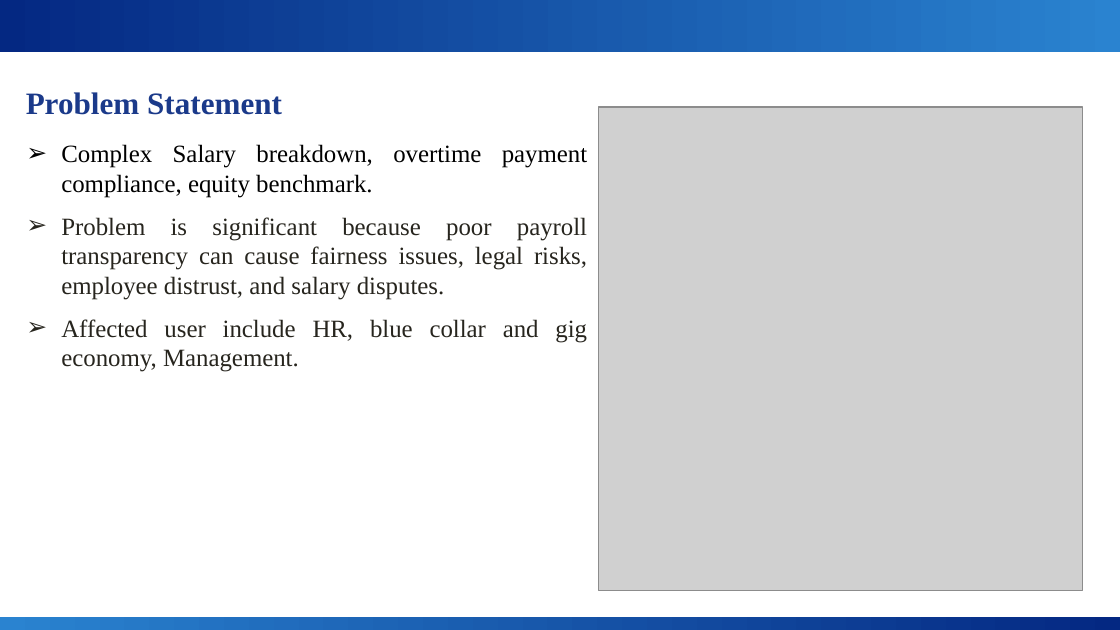
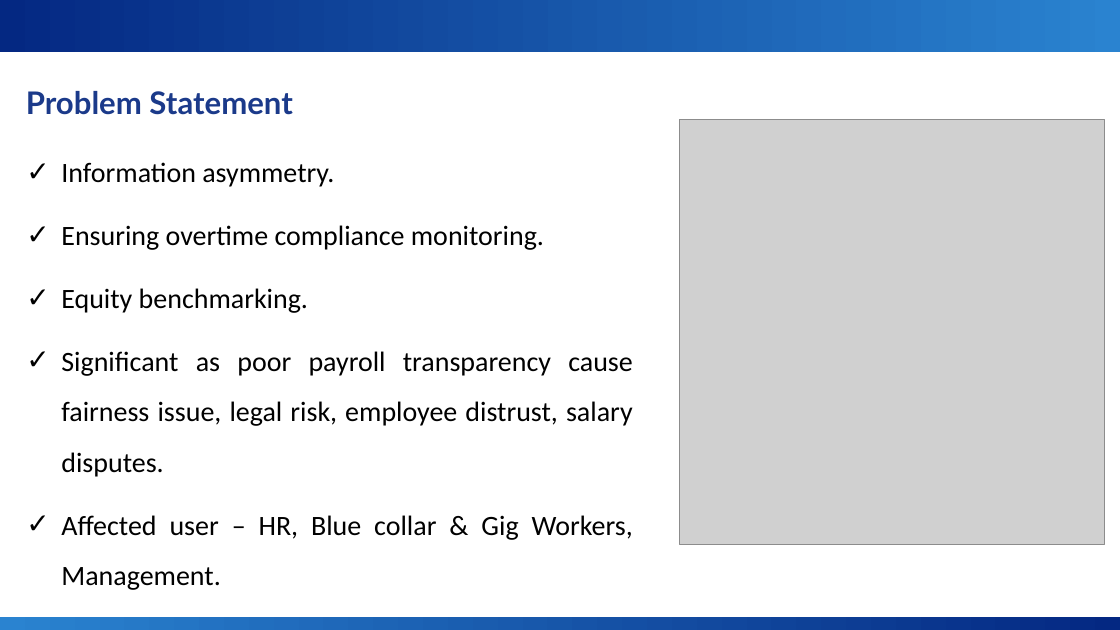
Before and after one commit to snehakhandelwal666-cmyk/sneha_project, a slide deck: slide 4 of PAY LENS - VISUALISING SALARY TRUTH WITH BI & AI.pptx. Drawn at 1120x630 pixels with LibreOffice and Linux fonts; fonts in the diff are those of the drawing; grey boxes stand for pictures; background and template pictures are left out. Boxes give left, top, right and bottom in pixels: in the first picture for what was removed or moved away, otherwise in the second. Text is boxed around its words. In the diff, an @@ line names an element or a change of style, - is before the commit and + after.

```diff
--- a/PAY LENS - VISUALISING SALARY TRUTH WITH BI & AI.pptx
+++ b/PAY LENS - VISUALISING SALARY TRUTH WITH BI & AI.pptx
@@ text "Problem Statement" at (26, 91, 292, 115): font Times New Roman to Lato @@
@@ picture: place and size @@
-picture at (599, 108, 1083, 591)
+picture at (680, 120, 1105, 545)
@@ text at (61, 162, 633, 590): text changed; size 16 to 18 pt; font Times New Roman to Calibri; text colour #27251E to #000000 @@
-➢ Complex Salary breakdown, overtime payment compliance, equity benchmark.
-➢ Problem is significant because poor payroll transparency can cause fairness issues, legal risks, employee distrust, and salary disputes.
-➢ Affected user include HR, blue collar and gig economy, Management.
+✓ Information asymmetry.
+✓ Ensuring overtime compliance monitoring.
+✓ Equity benchmarking.
+✓ Significant as poor payroll transparency cause fairness issue, legal risk, employee distrust, salary disputes.
+✓ Affected user – HR, Blue collar & Gig Workers, Management.
```
Also in this commit, not shown: 9 other slides changed, 3 slides added, 4 slides removed.
